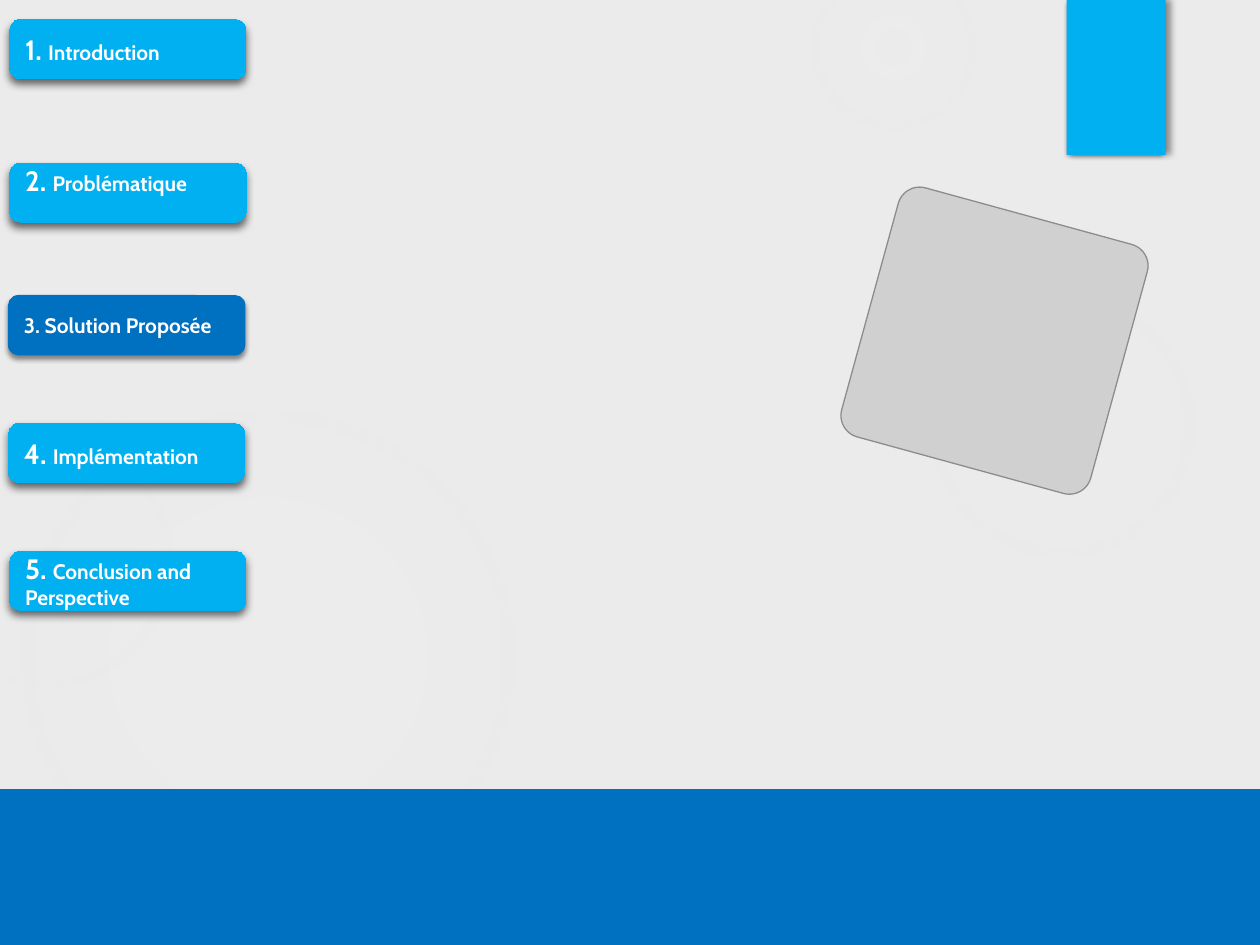
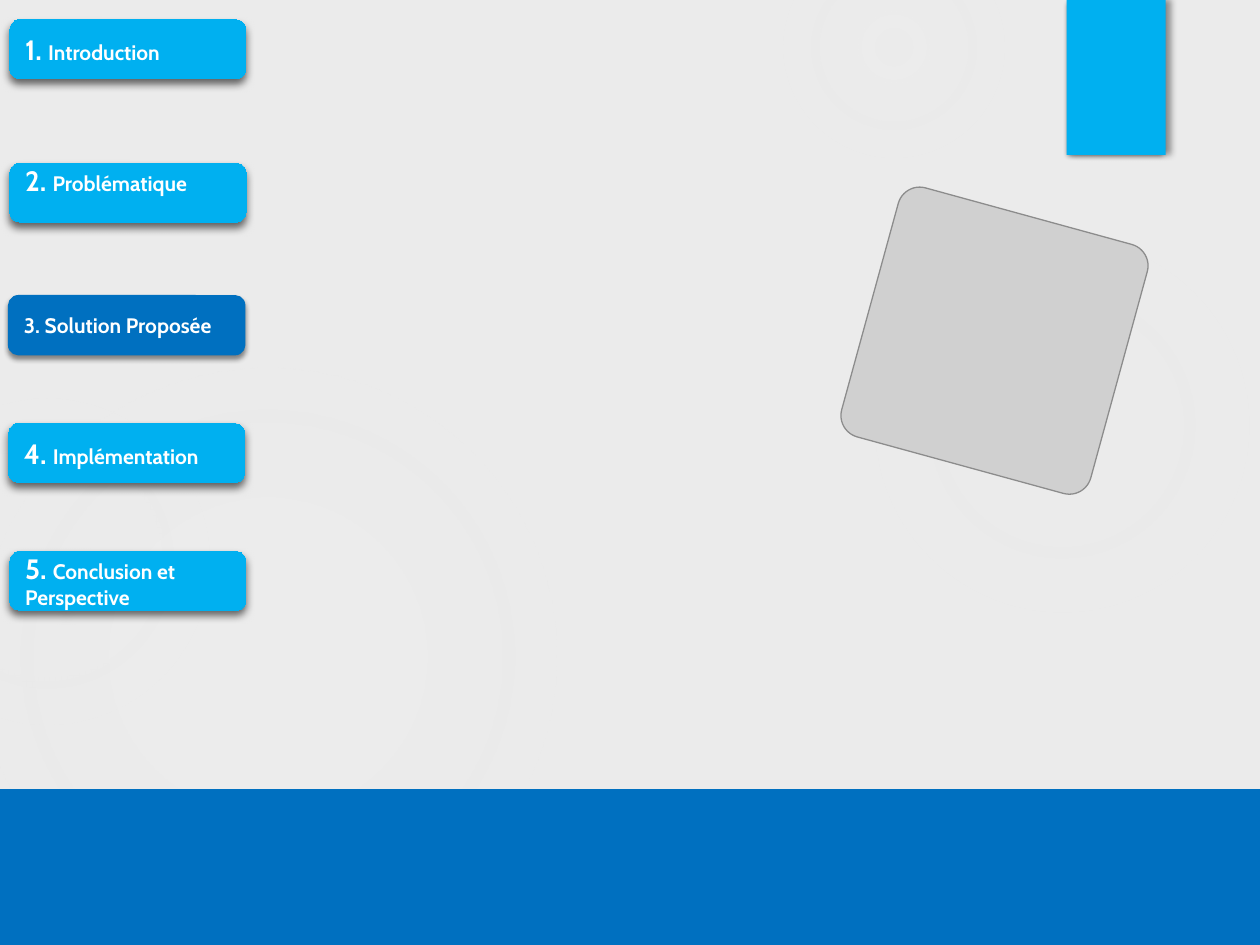
Before and after one commit to HAYKEL88/MASTER2_PFE, a slide deck: slide 8 of Docs/FinalPresentationPFE.pptx. Drawn at 1260x945 pixels with LibreOffice and Linux fonts; fonts in the diff are those of the drawing; grey boxes stand for pictures. Boxes give left, top, right and bottom in pixels: in the first picture for what was removed or moved away, otherwise in the second. Text is boxed around its words. In the diff, an @@ line names an element or a change of style, - is before the commit and + after.

```diff
--- a/Docs/FinalPresentationPFE.pptx
+++ b/Docs/FinalPresentationPFE.pptx
@@ text in rounded rectangle at <box>25,559,175,610</box>: text changed @@
-5. Conclusion and Perspective
+5. Conclusion et Perspective
```
Also in this commit, not shown: 8 other slides changed, 4 slides added, 7 other files.
